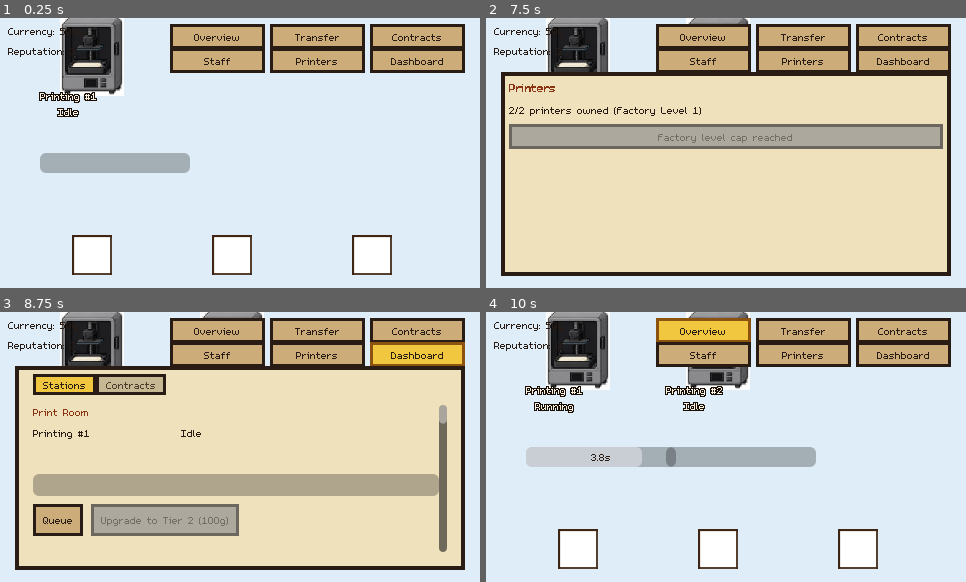
Above: before the commit, frames 1-4 (two rows, left to right).
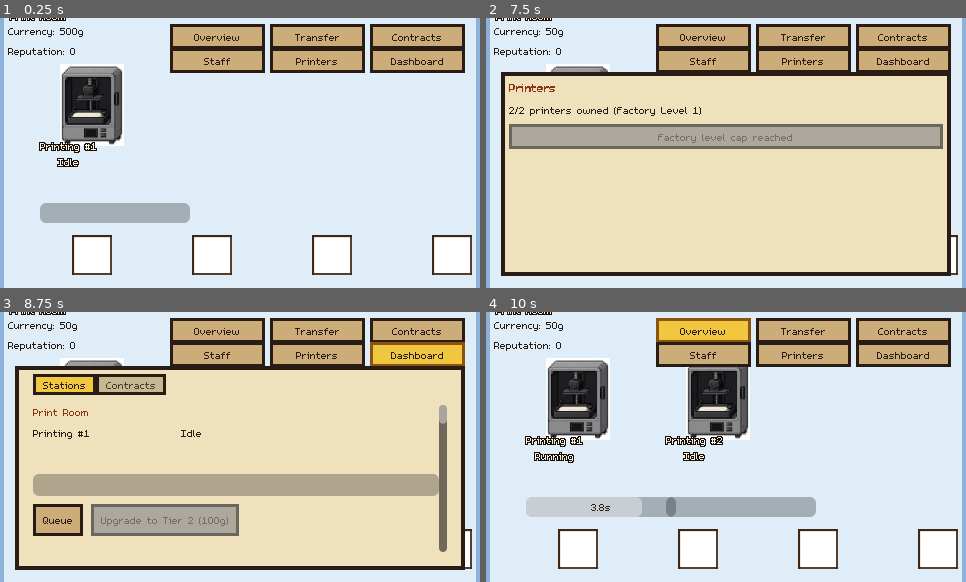
Above: after the commit, the same moments.

Repository: carverweirick/foundry-mobile-game
Game: Godot game, scene res://scenes/main.tscn
The game is run twice, just before and just after one commit, with the same random seed, the same clock (stepped at 60 frames per second) and the same inputs.
Inputs:
- Up to frame 1 (0.25 s): no input
- Up to frame 2 (7.5 s): click "Overview" at 0.5 s; click "Transfer" at 1.25 s; click "Defects only" at 2 s; click "Contracts" at 2.75 s; click "View" at 3.5 s; click "Staff" at 4.25 s; click "Hire" at 5 s; click "Hire" at 5.75 s; click "Printers" at 6.5 s; click "Buy Printer (250g)" at 7.25 s
- Up to frame 3 (8.75 s): click "Dashboard" at 8 s
- Up to frame 4 (10 s): click "Queue" at 8.75 s; click "Overview" at 9.5 s

The runs differ from the first frame. In frame 1, 17% of the frame differs, in the area x 0-100%, y 0-100%; in frame 2, 4.8%; in frame 3, 4.8%; in frame 4, 25%.

Commit message:
Rework shop floor into a four-corners-plus-center layout
- Print Room (top-left), Shelling Room (top-right), Post Processing
  (bottom-left), and Furnace Room (bottom-right) around a central VIM
  Bay (Pour today, room reserved for a future "Air Melter" station).
  Floor bounds unchanged - new room sizes sum to the existing 1720x960,
  so camera/zoom math needed no retuning. Casting Area and the old
  spine-and-branch hallway shape are gone, replaced by one full-floor
  base layer under all five room zones.
- Documented the room-expansion and Air Melter ideas (not built yet)
  in design_doc.md Section 5 and CLAUDE.md.
- Added user-provided reference material: assets/inspo/ (Contract
  Offers and shop-floor UI mockups) and assets/sprites/cleaner_1-3.png,
  a real 3-state art set (idle/running/finished) for the Clean station,
  not yet wired in.

Co-Authored-By: Claude Sonnet 5 <noreply@anthropic.com>
Claude-Session: https://claude.ai/code/session_01JVo4V5woxRQb6BmWzsoiCF

Diff:
--- a/scenes/main.gd
+++ b/scenes/main.gd
@@ -64,18 +64,36 @@
 
 # Room zones: rect (x, y, width, height), fill color, border color, label.
 # Colors loosely follow the Art Style section's room palettes.
-const SHELLING_ROOM := Rect2(40, 40, 480, 240)
-const PRINT_ROOM := Rect2(40, 320, 560, 460)
-const FURNACE_ROOM := Rect2(650, 560, 360, 360)
-const POUR_ROOM := Rect2(1060, 320, 360, 360)
-const CASTING_AREA := Rect2(1420, 320, 220, 360)
-const POST_PROCESSING_ROOM := Rect2(1060, 40, 620, 240)
-
-# Connective hallway, drawn as a horizontal spine plus a branch down to the
-# Furnace Room, which sits lower-middle rather than on the main seam.
-const HALLWAY_SPINE := Rect2(40, 280, 1640, 40)
-const HALLWAY_BRANCH := Rect2(790, 320, 80, 240)
-
+#
+# Reworked this session (design request): four corner rooms - Print (top-
+# left), Shelling (top-right), Post Processing (bottom-left), Furnace/Burnout
+# (bottom-right) - around a central VIM Bay housing Pour and, eventually, a
+# new "Air Melter" alternate-melt station (design idea only so far, not a
+# real Station yet - see GameData/design doc Section 24 for status; no
+# STATION_POSITIONS entry exists for it until it's actually built). The old
+# scattered layout (Shelling/Print stacked on the left, Furnace lower-middle,
+# Pour/Casting Area on the right, Post Processing upper-right) is gone,
+# along with the Casting Area zone itself (still no station ever lived
+# there) and the old spine-plus-branch Hallway shape. Floor bounds
+# (FLOOR_MIN/FLOOR_MAX) are UNCHANGED - the four 480x300 corners plus the
+# 680x280 center hub, with the existing 40px margin, sum to exactly the
+# existing 1720x960 floor, so MIN_ZOOM/camera-clamp math needed no retuning.
+const PRINT_ROOM := Rect2(40, 40, 480, 300)
+const SHELLING_ROOM := Rect2(1200, 40, 480, 300)
+const POST_PROCESSING_ROOM := Rect2(40, 620, 480, 300)
+const FURNACE_ROOM := Rect2(1200, 620, 480, 300)
+## The center hub - still named POUR_ROOM in code (Pour is the one real
+## Station there today) even though its on-floor label now reads "VIM Bay"
+## to match the new framing; GameData's own StationDef.room_name for Pour
+## stays the unrelated string "Pour Room" (used for Overview/Staff grouping
+## elsewhere), so renaming this floor label didn't need any GameData changes.
+const POUR_ROOM := Rect2(520, 340, 680, 280)
+
+## Since the four corners only meet the center hub at single pinwheel-style
+## corner points (not shared edges), a full-floor base layer avoids any bare
+## background showing through the gaps between rooms - simpler than crafting
+## bespoke connective hallway shapes, and every empty stretch of floor reads
+## as "walkable hallway" by default this way.
 const HALLWAY_FILL := Color(0.7, 0.7, 0.68)
 const HALLWAY_BORDER := Color(0.5, 0.5, 0.48)
 const SHELLING_FILL := Color(0.87, 0.8, 0.66)
@@ -86,8 +104,6 @@
 const FURNACE_BORDER := Color(0.6, 0.25, 0.15)
 const POUR_FILL := Color(0.95, 0.78, 0.25)
 const POUR_BORDER := Color(0.7, 0.45, 0.1)
-const CASTING_FILL := Color(0.88, 0.72, 0.45)
-const CASTING_BORDER := Color(0.65, 0.5, 0.25)
 const POST_FILL := Color(0.78, 0.81, 0.85)
 const POST_BORDER := Color(0.5, 0.55, 0.6)
 
@@ -98,19 +114,21 @@
 # below instead of a single fixed spot. Deplate is gone entirely (Section
 # 21.3); Clean, Scan, Patching now share printing's old row/column area,
 # Mold Prep sits alongside Burnout in the Furnace Room (Section 21.4/21.5).
+# Repositioned this session into the new four-corners-plus-center layout
+# above - same station groupings as before, new coordinates.
 const STATION_POSITIONS := {
-	"shelling": Vector2(200, 130),
-	"pour_cup_attach": Vector2(400, 130),
-	"clean": Vector2(140, 620),
-	"uv_cure": Vector2(280, 620),
-	"scan": Vector2(420, 620),
-	"patching": Vector2(560, 620),
-	"burnout": Vector2(750, 730),
-	"mold_prep": Vector2(930, 730),
-	"pour": Vector2(1240, 500),
-	"deshell": Vector2(1180, 130),
-	"abrasive_blast": Vector2(1365, 130),
-	"ship": Vector2(1550, 130),
+	"shelling": Vector2(1300, 160),
+	"pour_cup_attach": Vector2(1480, 160),
+	"clean": Vector2(100, 260),
+	"uv_cure": Vector2(220, 260),
+	"scan": Vector2(340, 260),
+	"patching": Vector2(460, 260),
+	"burnout": Vector2(1300, 720),
+	"mold_prep": Vector2(1480, 720),
+	"pour": Vector2(750, 480),
+	"deshell": Vector2(120, 720),
+	"abrasive_blast": Vector2(280, 720),
+	"ship": Vector2(440, 720),
 }
 
 ## Printers sit in their own row within the Print Room (top of the area
@@ -118,8 +136,8 @@
 ## (up to the factory level cap - see GameData.buy_printer()) has somewhere
 ## to go without overlapping. A formula rather than one fixed position per id
 ## since the number of owned printers is a runtime purchase, not fixed data.
-const PRINTER_ROW_Y: float = 420.0
-const PRINTER_ROW_START_X: float = 140.0
+const PRINTER_ROW_Y: float = 110.0
+const PRINTER_ROW_START_X: float = 100.0
 const PRINTER_ROW_SPACING_X: float = 140.0
 
 func _printer_position(printer_index: int) -> Vector2:
@@ -328,14 +346,14 @@
 
 
 func _build_floor() -> void:
-	_add_room_zone(HALLWAY_SPINE, HALLWAY_FILL, HALLWAY_BORDER, "")
-	_add_room_zone(HALLWAY_BRANCH, HALLWAY_FILL, HALLWAY_BORDER, "")
+	# Full-floor base layer first (see HALLWAY_FILL's own comment) - every one
+	# of the four corner/center room zones below draws on top of it.
+	_add_room_zone(Rect2(FLOOR_MIN, FLOOR_MAX - FLOOR_MIN), HALLWAY_FILL, HALLWAY_BORDER, "")
+	_add_room_zone(PRINT_ROOM, PRINT_FILL, PRINT_BORDER, "Print Room")
 	_add_room_zone(SHELLING_ROOM, SHELLING_FILL, SHELLING_BORDER, "Shelling Room")
-	_add_room_zone(PRINT_ROOM, PRINT_FILL, PRINT_BORDER, "Print Room")
+	_add_room_zone(POST_PROCESSING_ROOM, POST_FILL, POST_BORDER, "Post Processing Room")
 	_add_room_zone(FURNACE_ROOM, FURNACE_FILL, FURNACE_BORDER, "Furnace Room")
-	_add_room_zone(POUR_ROOM, POUR_FILL, POUR_BORDER, "Pour Room (High Bay)")
-	_add_room_zone(CASTING_AREA, CASTING_FILL, CASTING_BORDER, "Casting Area")
-	_add_room_zone(POST_PROCESSING_ROOM, POST_FILL, POST_BORDER, "Post Processing Room")
+	_add_room_zone(POUR_ROOM, POUR_FILL, POUR_BORDER, "VIM Bay")
 
 
 func _add_room_zone(rect: Rect2, fill_color: Color, border_color: Color, label_text: String) -> void:
Binary file added: assets/inspo/contractUI.png
Not shown, added: assets/inspo/contractUI.png.import
Binary file added: assets/inspo/shopfloor.png
Not shown, added: assets/inspo/shopfloor.png.import
Binary file added: assets/sprites/cleaner_1.png
Not shown, added: assets/sprites/cleaner_1.png.import
Binary file added: assets/sprites/cleaner_2.png
Not shown, added: assets/sprites/cleaner_2.png.import
Binary file added: assets/sprites/cleaner_3.png
Not shown, added: assets/sprites/cleaner_3.png.import
Not shown, changed: CLAUDE.md
Not shown, changed: docs/design_doc.md
